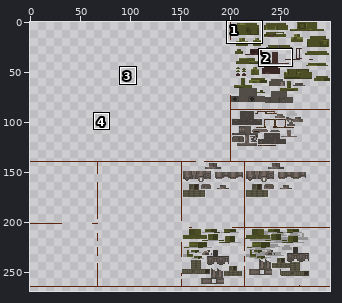
Sprite sheet -- src/main/resources/assets/nukacraft/textures/power_armor/t51.png. The picture above shows the old version from afar; the outline marks the close-up.
Close-up. Earlier state:
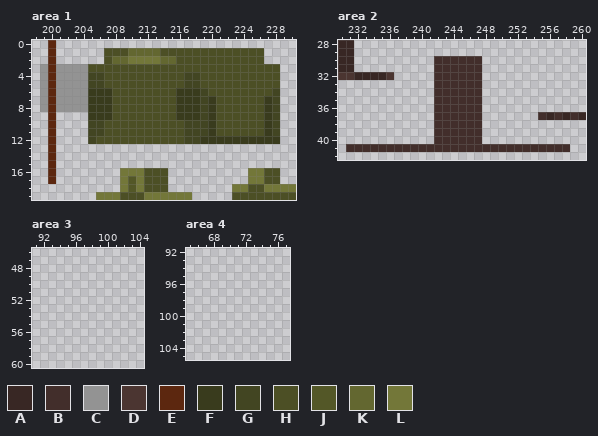
The file is 300x300 pixels. Colours within 5 levels of each other are drawn and written as one. Shown: area 1: x 198..230, y 0..19; area 2: x 230..260, y 28..42; area 3: x 91..104, y 46..60; area 4: x 65..77, y 92..105. The wide view leaves out empty margins. The commit also changed other parts of the picture, which this record leaves out.
Palette (. is transparent): A #382724  B #422e2b  C #939393  D #4b3531  E #5c270f  F #393b1d  G #424522  H #4c4f25  J #535727  K #636730  L #737739
Pixels before, area 1, first column x 199:
 0 .E..............................
 1 .E......HHHKKKKHHHHHHHHHHHHH....
 2 .E......HKKLLLLKKHHHHHHHHHHH....
 3 CECCCCHHHHHHHHHHHHHHHHHHHHHHHH..
 4 CECCCCGGHHHHHHHHHHGGHHHHHHHHHH..
 5 CECCCCGGHHHHHHHHHHGGHHHHHHHHHH..
 6 CECCCCFFFHHHHHHHHFFFGHHHHHHHHG..
 7 CECCCCFFFHHHHHHHHFFFGFHHHHHHFG..
 8 CECCCCFFFHHHHHHHHFFFGFHHHHHHFG..
 9 .E....FFFHHHHHHHHFFFGFHHHHHHFG..
10 .E....GGHHHHHHHHHHGGGFHHHHHHFG..
11 .E....GGHHHHHHHHHHGGGFHHHHHHFG..
12 .E....GHHHHHHHHHHHGGFFFFFFFFFF..
13 .E..............................
14 .E..............................
15 .E..............................
16 .E........LLLHHH..........LLHH..
17 .E........LJLHHH..........LLHH..
18 ..........LJLHHH........LLHHLLLL
19 .......LLLHHHLLLLLL.....HHHHHHHH
Pixels before, area 2, first column x 230:
28 AA.............................
29 AA.............................
30 AA..........BBBBBB.............
31 AA..........BBBBBB.............
32 DDAAAAD.....BBBBBB.............
33 ............BBBBBB.............
34 ............BBBBBB.............
35 ............BBBBBB.............
36 ............BBBBBB.............
37 ............BBBBBB.......BABABA
38 ............BBBBBB.............
39 ............BBBBBB.............
40 ............BBBBBB.............
41 .BBBBBBBBBBBBBBBBBBBBBBBBBBBB..
After:
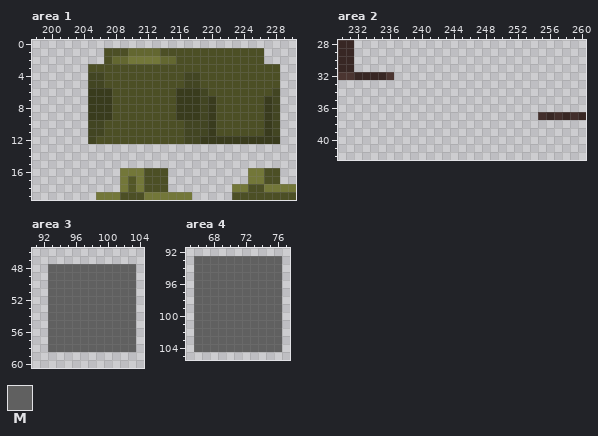
Colours new in this view: M #606060
What changed:
{"where": "area 1"}
{"y":0,"x":200,"old":"E","new":"."}
{"y":1,"x":200,"old":"E","new":"."}
{"y":2,"x":200,"old":"E","new":"."}
{"y":3,"x":199,"old":"CECCCC","new":"......"}
{"y":4,"x":199,"old":"CECCCC","new":"......"}
{"y":5,"x":199,"old":"CECCCC","new":"......"}
{"y":6,"x":199,"old":"CECCCC","new":"......"}
{"y":7,"x":199,"old":"CECCCC","new":"......"}
{"y":8,"x":199,"old":"CECCCC","new":"......"}
{"y":9,"x":200,"old":"E","new":"."}
{"y":10,"x":200,"old":"E","new":"."}
{"y":11,"x":200,"old":"E","new":"."}
{"y":12,"x":200,"old":"E","new":"."}
{"y":13,"x":200,"old":"E","new":"."}
{"y":14,"x":200,"old":"E","new":"."}
{"y":15,"x":200,"old":"E","new":"."}
{"y":16,"x":200,"old":"E","new":"."}
{"y":17,"x":200,"old":"E","new":"."}
{"where": "area 2"}
{"y":30,"x":242,"old":"BBBBBB","new":"......"}
{"y":31,"x":242,"old":"BBBBBB","new":"......"}
{"y":32,"x":242,"old":"BBBBBB","new":"......"}
{"y":33,"x":242,"old":"BBBBBB","new":"......"}
{"y":34,"x":242,"old":"BBBBBB","new":"......"}
{"y":35,"x":242,"old":"BBBBBB","new":"......"}
{"y":36,"x":242,"old":"BBBBBB","new":"......"}
{"y":37,"x":242,"old":"BBBBBB","new":"......"}
{"y":38,"x":242,"old":"BBBBBB","new":"......"}
{"y":39,"x":242,"old":"BBBBBB","new":"......"}
{"y":40,"x":242,"old":"BBBBBB","new":"......"}
{"y":41,"x":231,"old":"BBBBBBBBBBBBBBBBBBBBBBBBBBBB","new":"............................"}
{"where": "area 3"}
{"y":48,"x":93,"old":"...........","new":"MMMMMMMMMMM"}
{"y":49,"x":93,"old":"...........","new":"MMMMMMMMMMM"}
{"y":50,"x":93,"old":"...........","new":"MMMMMMMMMMM"}
{"y":51,"x":93,"old":"...........","new":"MMMMMMMMMMM"}
{"y":52,"x":93,"old":"...........","new":"MMMMMMMMMMM"}
{"y":53,"x":93,"old":"...........","new":"MMMMMMMMMMM"}
{"y":54,"x":93,"old":"...........","new":"MMMMMMMMMMM"}
{"y":55,"x":93,"old":"...........","new":"MMMMMMMMMMM"}
{"y":56,"x":93,"old":"...........","new":"MMMMMMMMMMM"}
{"y":57,"x":93,"old":"...........","new":"MMMMMMMMMMM"}
{"y":58,"x":93,"old":"...........","new":"MMMMMMMMMMM"}
{"where": "area 4"}
{"y":93,"x":66,"old":"...........","new":"MMMMMMMMMMM"}
{"y":94,"x":66,"old":"...........","new":"MMMMMMMMMMM"}
{"y":95,"x":66,"old":"...........","new":"MMMMMMMMMMM"}
{"y":96,"x":66,"old":"...........","new":"MMMMMMMMMMM"}
{"y":97,"x":66,"old":"...........","new":"MMMMMMMMMMM"}
{"y":98,"x":66,"old":"...........","new":"MMMMMMMMMMM"}
{"y":99,"x":66,"old":"...........","new":"MMMMMMMMMMM"}
{"y":100,"x":66,"old":"...........","new":"MMMMMMMMMMM"}
{"y":101,"x":66,"old":"...........","new":"MMMMMMMMMMM"}
{"y":102,"x":66,"old":"...........","new":"MMMMMMMMMMM"}
{"y":103,"x":66,"old":"...........","new":"MMMMMMMMMMM"}
{"y":104,"x":66,"old":"...........","new":"MMMMMMMMMMM"}
{"label":"erased","picture_box":[40,40,88,184]}
{"label":"erased","picture_box":[346,56,570,152]}
{"label":"added","picture_box":[48,264,136,352]}
{"label":"added","picture_box":[194,256,282,352]}
